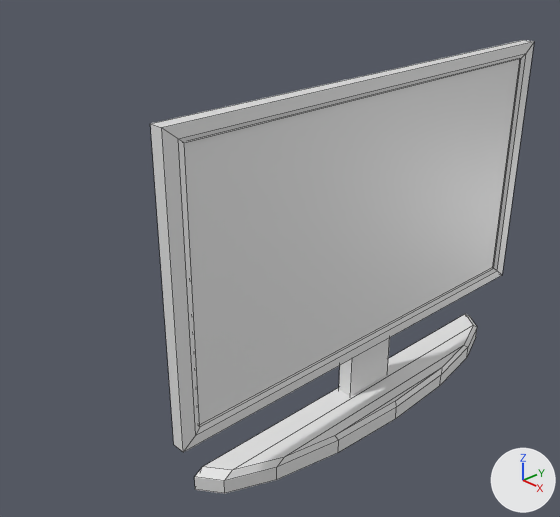
What one commit did to the Blender file My project/Assets/Objects/Sander/Scherm/Scherm.blend.
One viewpoint serves both versions: a 50 mm camera at (0.401, -0.456, 0.434) aimed at (-0.029, -0.052, 0.153). Arrows for +X, +Y and +Z are at lower right; the lights stay in place. Mesh edges are drawn as thin lines.

Names of what the first picture shows: 'Monitor'.
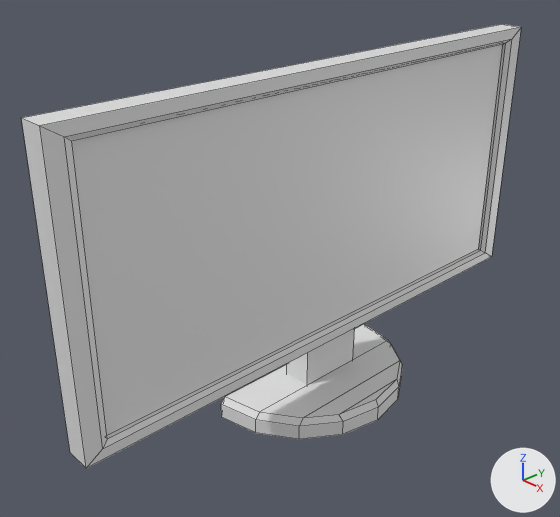
What differs and where, as boxes [x1, y1, x2, y2] in the pictures (560 x 517 px; the box of a moved part takes in the faces that stretch with it):
```json
{"object": "Monitor", "change": "reshaped, rescaled", "before": [151, 40, 534, 494], "after": [21, 24, 521, 469], "on screen": "30% wider"}
{"part": 1, "of": "me_cube_001", "change": "moved or reshaped", "before": [194, 314, 477, 494], "after": [221, 324, 402, 439]}
{"part": 2, "of": "me_cube_001", "change": "moved or reshaped", "before": [151, 40, 534, 452], "after": [21, 24, 521, 469]}
{"part": 3, "of": "me_cube_001", "change": "moved or reshaped", "before": [339, 338, 390, 396], "after": [287, 329, 354, 385]}
```

Scene script edits in JSON lines:
```json
{"block": "me_cube_001", "where": "me_cube_001.from_pydata(...)  # 63 vertices, 53 faces; spans x 0.127..0.582, y -0.524..0.469, z 0.038..0.975"}
{"block": "me_cube_001", "where": "# used by ob_monitor; location = (0.0, 0.0, 0.0); scale = (0.11, 0.403, 0.32)"}
{"block": "me_cube_001", "change": "me_cube_001 part 1: the loose piece of 27 vertices spanning x 0.127..0.582, y -0.455..0.455, z 0.038..0.094 is scaled about its middle by (0.22, 0.22, 0.358), then moved by (-0.361, 0.0, -0.056)"}
{"block": "me_cube_001", "change": "me_cube_001 part 2: the loose piece of 20 vertices spanning x 0.283..0.385, y -0.524..0.469, z 0.254..0.975 is scaled about its middle by (0.22, 0.503, 0.337), then moved by (-0.344, 0.014, -0.421)"}
{"block": "me_cube_001", "change": "me_cube_001 part 3: the loose piece of 16 vertices spanning x 0.148..0.293, y -0.056..0.069, z 0.06..0.661 is scaled about its middle by (0.22, 0.503, 0.337), then moved by (-0.25, -0.003, -0.244)"}
{"op": "set", "path": "ob_monitor.scale", "old": "(0.11, 0.403, 0.32)", "new": "(1.0, 1.0, 1.0)"}
```
